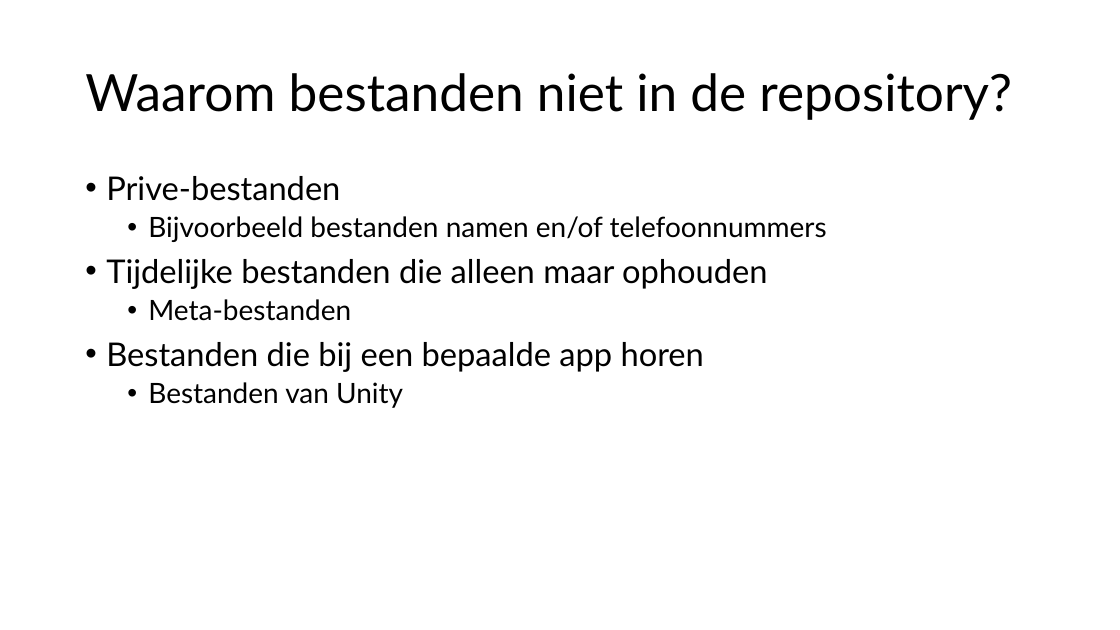
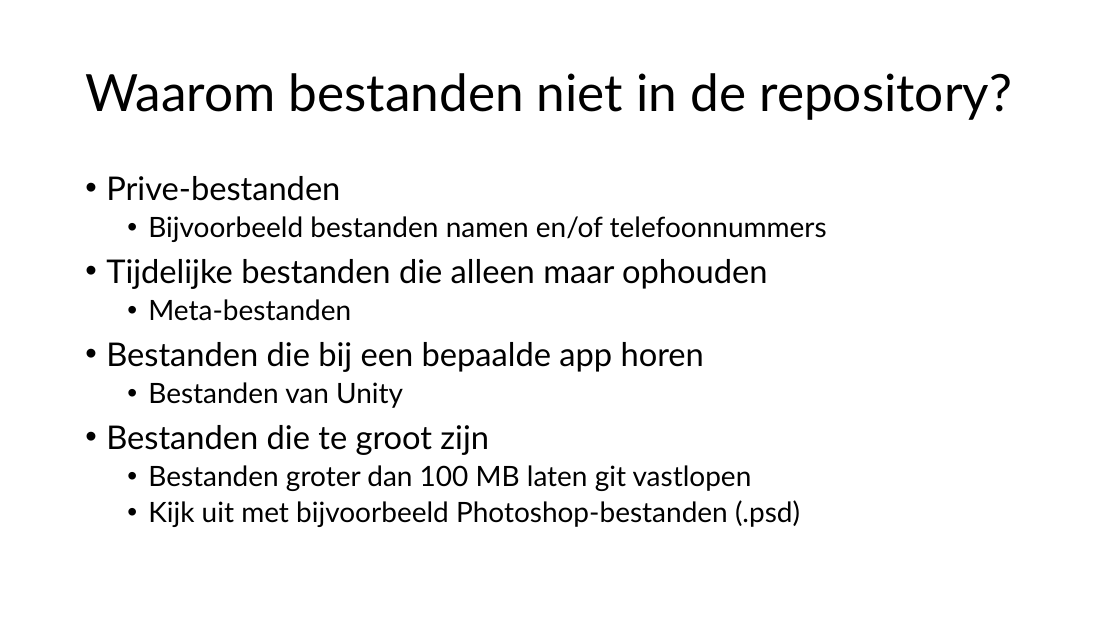
Before and after one commit to djsjollema/lessen-gamedevelopment, a slide deck: slide 3 of M1/Skill/8-Gitignore/les8 gitignore.pptx. Drawn at 1120x630 pixels with LibreOffice and Linux fonts; fonts in the diff are those of the drawing. Boxes give left, top, right and bottom in pixels: in the first picture for what was removed or moved away, otherwise in the second. Text is boxed around its words. In the diff, an @@ line names an element or a change of style, - is before the commit and + after.

Commit message:
gitignore

```diff
--- a/M1/Skill/8-Gitignore/les8 gitignore.pptx
+++ b/M1/Skill/8-Gitignore/les8 gitignore.pptx
@@ text at [106, 425, 800, 527]: paragraphs added @@
+• Bestanden die te groot zijn
+  • Bestanden groter dan 100 MB laten git vastlopen
+  • Kijk uit met bijvoorbeeld Photoshop-bestanden (.psd)
```
